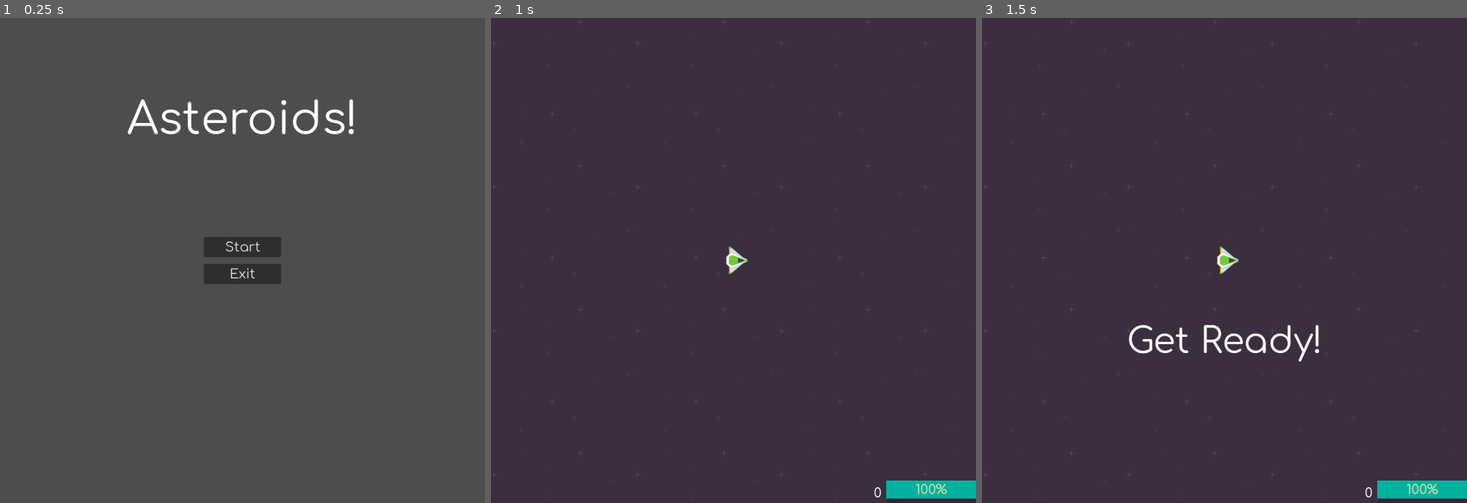
Above: before the commit, frames 1-3 (left to right).
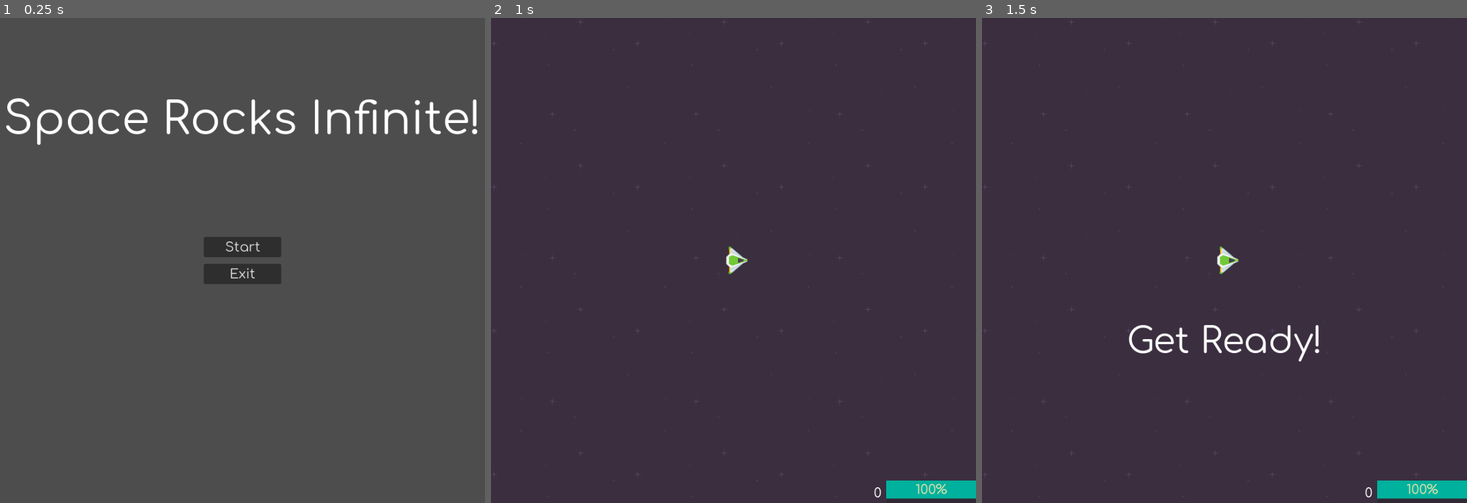
Above: after the commit, the same moments.

Repository: kwakoo-dev/20gc-04-asteroids
Game: Godot game, scene res://scenes/main_title.tscn
Two runs of this game, one before a commit and one after it. Both use one fixed random seed, a clock stepped at 60 frames per second and the inputs below. Sound files missing from this copy of the repository are replaced by a short silence.
Inputs:
- Up to frame 1 (0.25 s): no input
- Up to frame 2 (1 s): click "Start" at 0.5 s
- Up to frame 3 (1.5 s): hold D (right) from 1.28 s (still down); hold Space (shoot) from 1.28 s (still down)

The runs differ from the first frame. In frame 1, 2.5% of the frame differs, in the area x 1-99%, y 16-27%; in frame 2, nothing differs; in frame 3, nothing differs.

Commit message:
update translations

Diff:
--- a/locale/translations.csv
+++ b/locale/translations.csv
@@ -1,5 +1,6 @@
 key,en,pl
 GET_READY,Get Ready!,Przygotuj się!
-TITLE,Asteroids!,
+TITLE,Space Rocks Infinite!,
 START_BUTTON,Start,Start
 EXIT_BUTTON,Exit,Wyjście
+GAME_OVER,Game Over!,Koniec Gry!
--- a/scenes/game_over.tscn
+++ b/scenes/game_over.tscn
@@ -7,3 +7,35 @@
 anchor_bottom = 1.0
 grow_horizontal = 2
 grow_vertical = 2
+
+[node name="GameOverLabel" type="Label" parent="."]
+layout_mode = 1
+anchors_preset = 8
+anchor_left = 0.5
+anchor_top = 0.5
+anchor_right = 0.5
+anchor_bottom = 0.5
+offset_left = -52.5
+offset_top = -9.5
+offset_right = 52.5
+offset_bottom = 9.5
+grow_horizontal = 2
+grow_vertical = 2
+theme_override_font_sizes/font_size = 81
+text = "GAME_OVER"
+
+[node name="Score" type="Label" parent="."]
+layout_mode = 1
+anchors_preset = 7
+anchor_left = 0.5
+anchor_top = 1.0
+anchor_right = 0.5
+anchor_bottom = 1.0
+offset_left = -40.0
+offset_top = -304.0
+offset_right = 25.0
+offset_bottom = -285.0
+grow_horizontal = 2
+grow_vertical = 0
+theme_override_font_sizes/font_size = 61
+text = "Score: 0"
Not shown, changed: locale/translations.csv.import
Not shown, changed: locale/translations.ods
